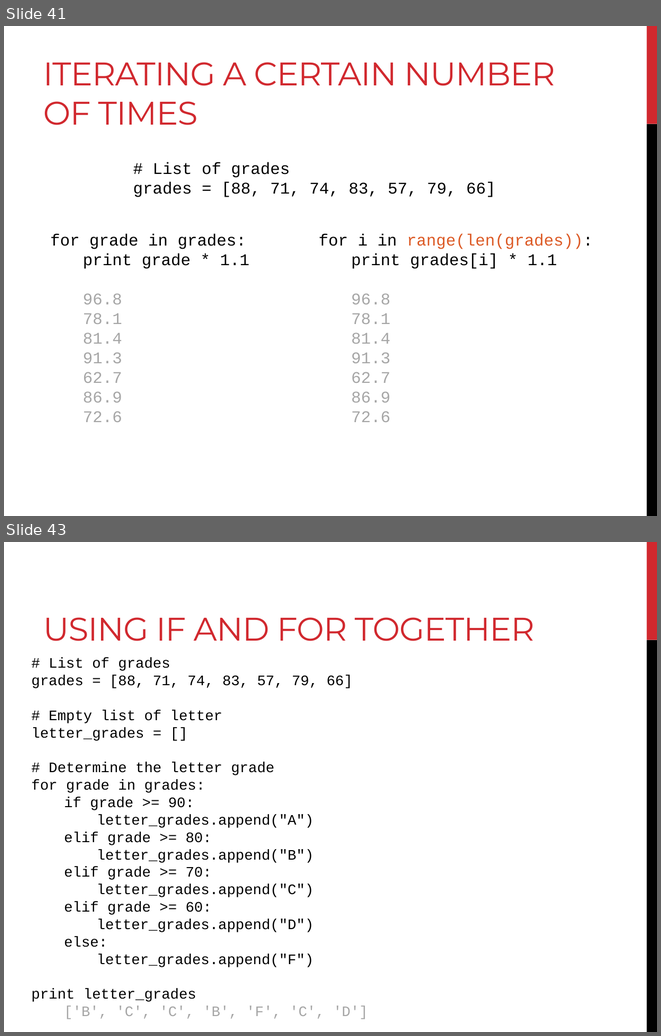
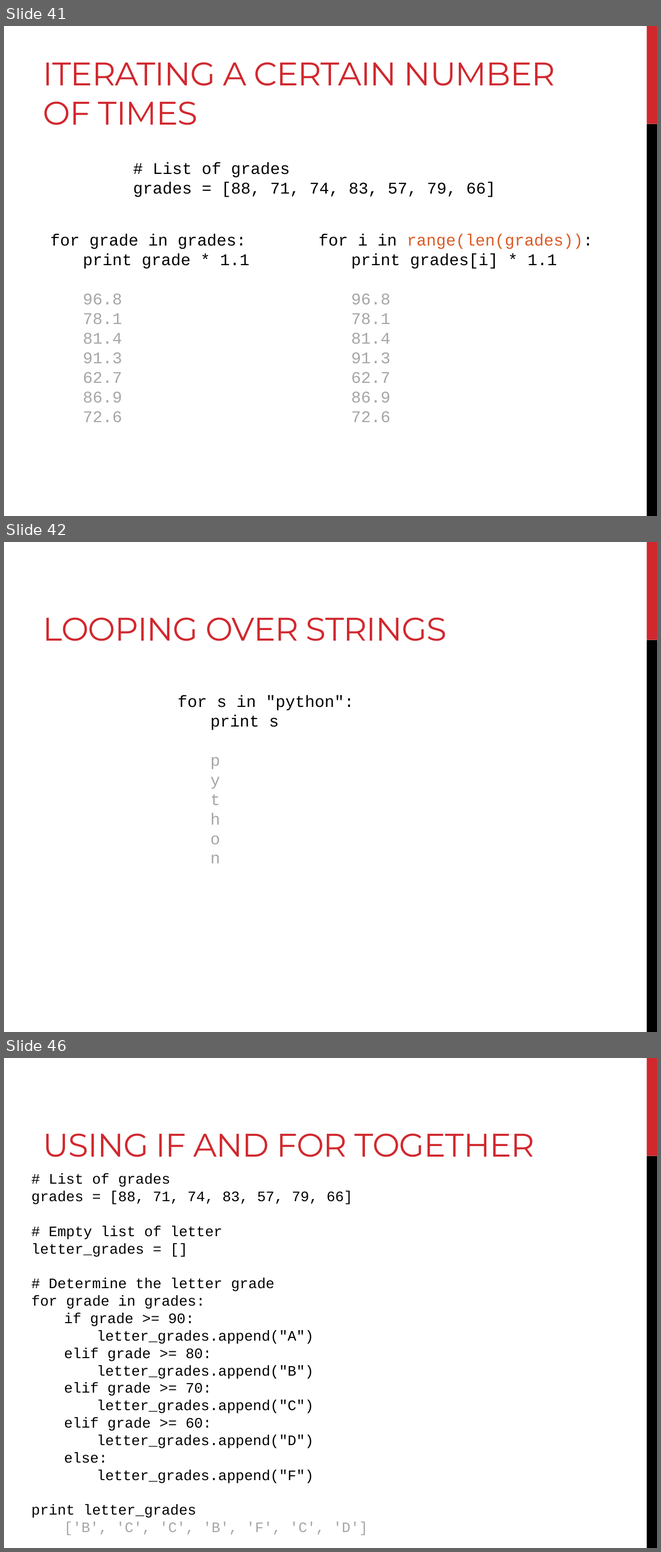
Before and after one commit to BjornFJohansson/ccbb_bigdata2015_python, a slide deck: slides/day2_slides.pptx. Shown one above the other, each under a label of ours: slides 41 and 43 before the commit, slides 41, 42 and 46 after it; the slides between them are not shown. The pictures are 661x1036 and 661x1552 pixels, drawn with LibreOffice and Linux fonts; fonts in the diff are those of the drawing. Boxes give left, top, right and bottom in pixels: in the first picture for what was removed or moved away, otherwise in the second. Text is boxed around its words. In the diff, an @@ line names an element or a change of style, - is before the commit and + after.

```diff
--- a/slides/day2_slides.pptx
+++ b/slides/day2_slides.pptx
@@ slide 42 added at bbox=[4, 542, 657, 1032], background #FFFFFF; not listed: 2 template elements that a slide beside it also shows @@
@@ title added at bbox=[43, 617, 447, 641], 36 pt, text #D1282E @@
+LOOPING OVER STRINGS
@@ text added at bbox=[178, 695, 354, 863], 18 pt, text #000000 @@
+for s in "python":
+print s
+p
+  y
+  t
+  h
+  o
+  n
@@ what was slide 43 is now slide 46 @@
```
Also in this commit, not shown: 4 other slides added, 3 slides removed, 2 other files.
